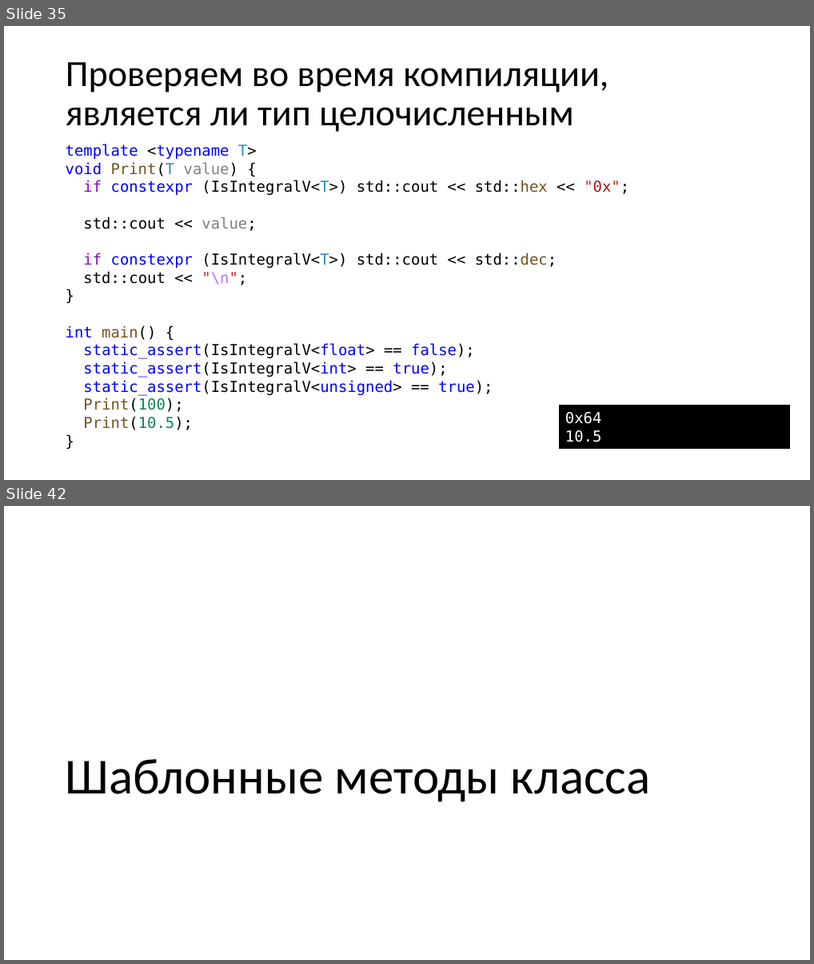
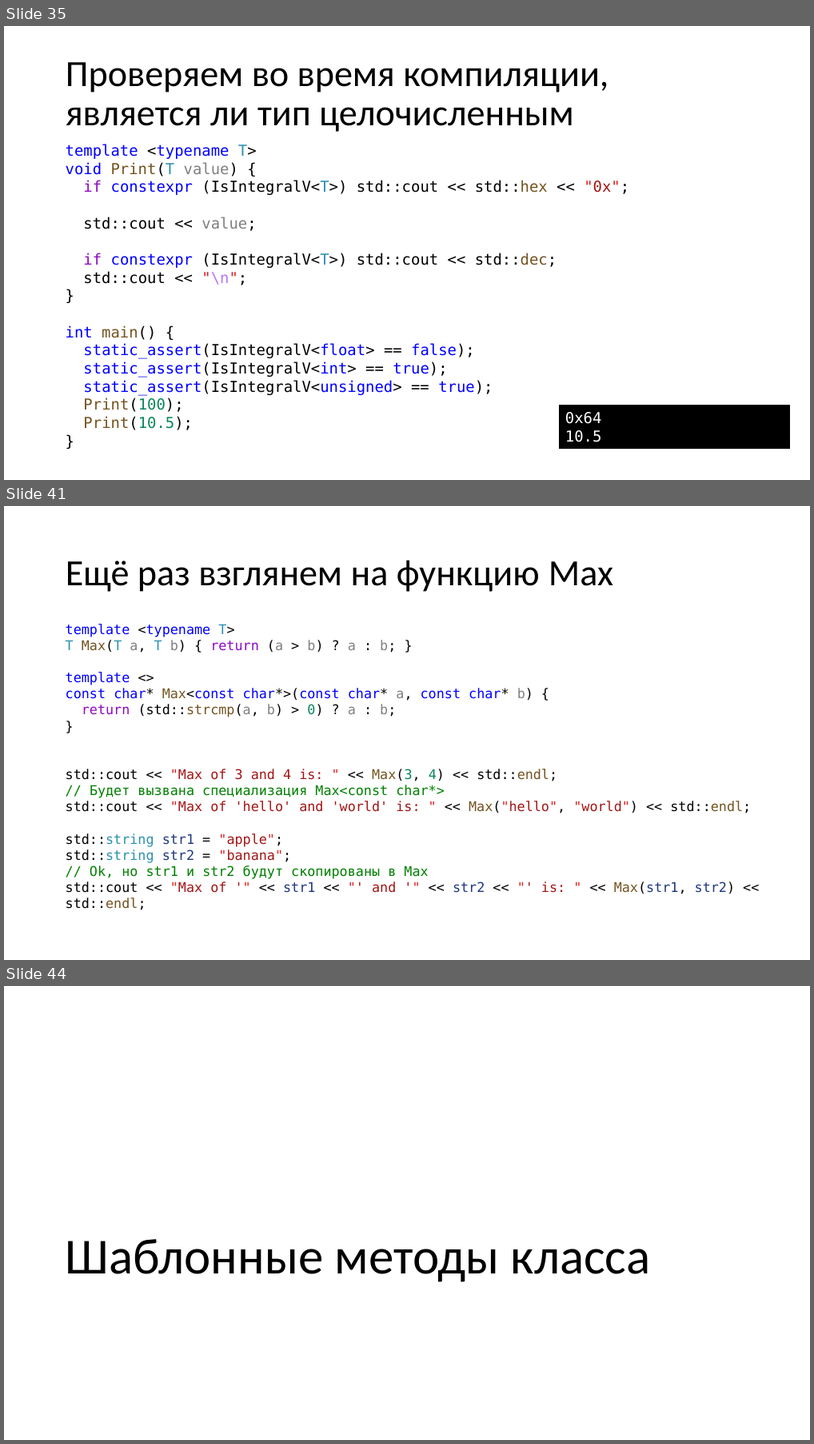
Before and after one commit to alexey-malov/oop, a slide deck: lectures/06/Обобщенное программирование, шаблоны.pptx. Shown one above the other, each under a label of ours: slides 35 and 42 before the commit, slides 35, 41 and 44 after it; the slides between them are not shown. The pictures are 814x964 and 814x1444 pixels, drawn with LibreOffice and Linux fonts; fonts in the diff are those of the drawing. Boxes give left, top, right and bottom in pixels: in the first picture for what was removed or moved away, otherwise in the second. Text is boxed around its words. In the diff, an @@ line names an element or a change of style, - is before the commit and + after.

```diff
--- a/lectures/06/Обобщенное программирование, шаблоны.pptx
+++ b/lectures/06/Обобщенное программирование, шаблоны.pptx
@@ slide 41 added at bbox=[4, 506, 810, 960], background #FFFFFF @@
@@ title added at bbox=[66, 560, 614, 592], 44 pt, text #000000 @@
+Ещё раз взглянем на функцию Max
@@ text added at bbox=[66, 624, 751, 910], 16 pt, text #000000 @@
+template <typename T>
+T Max(T a, T b) { return (a > b) ? a : b; }
+template <>
+const char* Max<const char*>(const char* a, const char* b) {
+return (std::strcmp(a, b) > 0) ? a : b;
+}
+std::cout << "Max of 3 and 4 is: " << Max(3, 4) << std::endl;
+// Будет вызвана специализация Max<const char*>
+std::cout << "Max of 'hello' and 'world' is: " << Max("hello", "world") << std::endl;
+std::string str1 = "apple";
+std::string str2 = "banana";
+// Ok, но str1 и str2 будут скопированы в Max
+std::cout << "Max of '" << str1 << "' and '" << str2 << "' is: " << Max(str1, str2) << std::endl;
@@ what was slide 42 is now slide 44 @@
```
Also in this commit, not shown: 15 other slides added, 6 slides removed, 12 other files.
